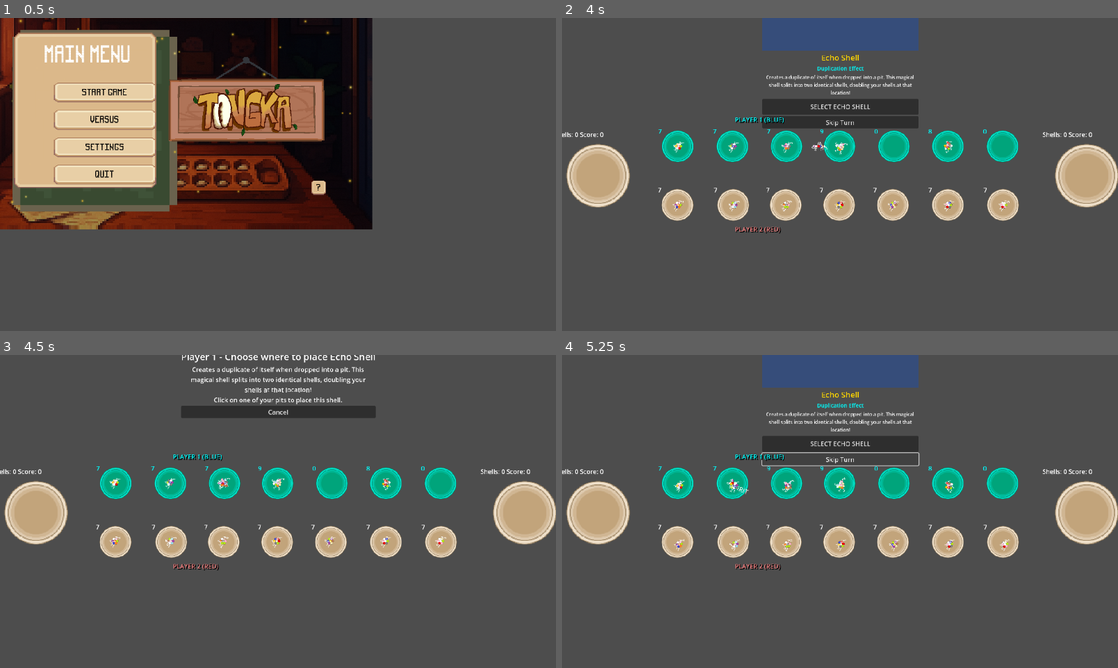
Above: before the commit, frames 1-4 (two rows, left to right).
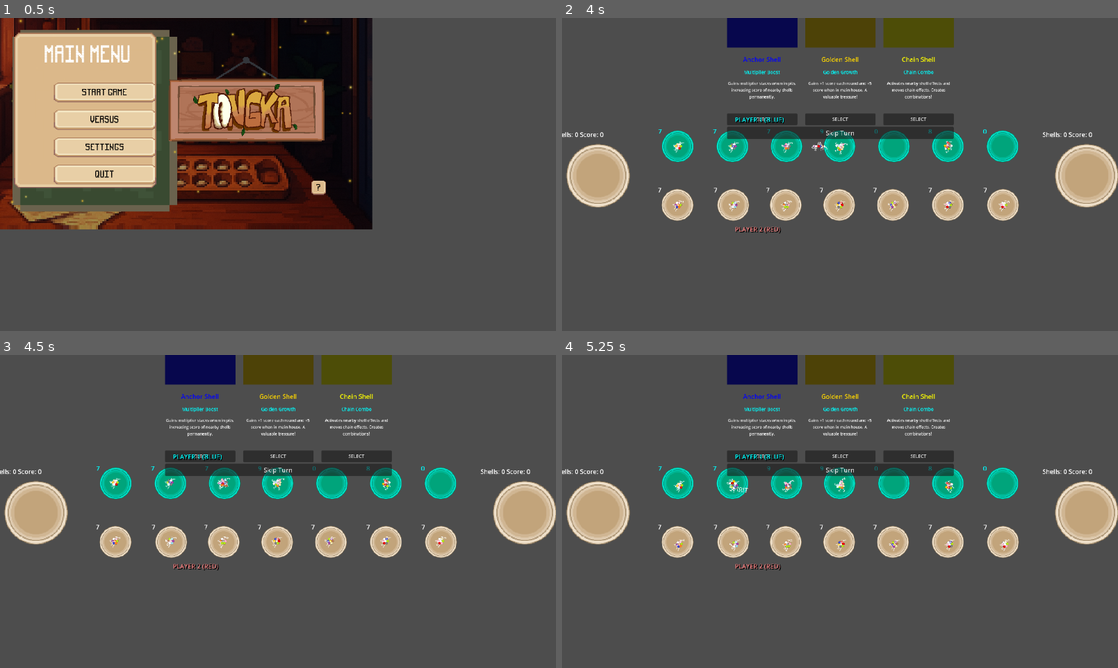
Above: after the commit, the same moments.

Repository: Hoplyman/GameHackathon-Achuuuspekoply
Game: Godot game, scene res://Main Menu/main_menu.tscn
Two runs of this game, one before a commit and one after it. Both use one fixed random seed, a clock stepped at 60 frames per second and the inputs below.
Inputs (mouse positions are in pixels of both pictures, inside the frame that each line leads up to):
- Up to frame 1 (0.5 s): no input
- Up to frame 2 (4 s): click "Versus" at 0.5 s; move the mouse to (1001, 146) at 1.27 s; click (1001, 146) at 1.42 s; move the mouse to (945, 146) at 2.02 s; click (945, 146) at 2.17 s; move the mouse to (895, 146) at 2.77 s; click (895, 146) at 2.92 s; move the mouse to (840, 146) at 3.52 s; click (840, 146) at 3.67 s
- Up to frame 3 (4.5 s): click (278, 442) at 4.25 s, where only the run before the commit has a clickable "SELECT ECHO SHELL"
- Up to frame 4 (5.25 s): click "Cancel" (after the commit: "Skip Turn") at 5 s

Frame 1 is identical in both runs. In frame 2, 8.8% of the frame differs, in the area x 29-92%, y 0-39%; in frame 3, 8.7%; in frame 4, 8.8%.

Commit message:
Refactor special shell selection and spawning logic
SpecialShellSelector now generates 3 random shell options per turn and directly spawns the selected shell using Gameplay.gd's spawn_shell method. GameManager.gd no longer handles shell placement, only selection state. Gameplay.gd's spawn_shell method improved for robustness and visual variety. Shell type definitions are now complete and used for card-style selection UI.

Diff:
--- a/objects/SpecialShellSelector.gd
+++ b/objects/SpecialShellSelector.gd
@@ -5,6 +5,7 @@
 var current_player: int = 0
 var selected_shell_type: int = 0
 var selection_phase: String = "shell"  # "shell" or "pit"
+var available_shells: Array = []  # Will hold 3 random shell types each turn
 
 @onready var shell_buttons_container = $VBoxContainer/ShellButtonsContainer
 @onready var pit_selection_label = $VBoxContainer/PitSelectionLabel
@@ -12,76 +13,189 @@
 @onready var confirm_button = $VBoxContainer/ConfirmButton
 @onready var skip_button = $VBoxContainer/SkipButton
 
-# Shell type definitions
+# Complete shell type definitions with all 12 types
 var shell_types = {
+	1: {
+		"name": "Normal Shell",
+		"description": "Basic shell that gains +1 score when in main house, starts with 1 score in pits.",
+		"effect": "Basic +1",
+		"color": Color.WHITE
+	},
+	2: {
+		"name": "Golden Shell",
+		"description": "Gains +1 score each round and +5 score when in main house. A valuable treasure!",
+		"effect": "Golden Growth",
+		"color": Color.GOLD
+	},
 	3: {
 		"name": "Echo Shell",
-		"description": "Creates a duplicate of itself when dropped into a pit. This magical shell splits into two identical shells, doubling your shells at that location!",
-		"effect": "Duplication Effect"
+		"description": "Creates a duplicate of itself when dropped into a pit. This magical shell splits into two!",
+		"effect": "Duplication",
+		"color": Color.RED
+	},
+	4: {
+		"name": "Anchor Shell",
+		"description": "Gains multiplier stacks when in pits, increasing score of nearby shells permanently.",
+		"effect": "Multiplier Boost",
+		"color": Color.BLUE
+	},
+	5: {
+		"name": "Spirit Shell",
+		"description": "Spawns a random shell type when in main house. Creates magical offspring!",
+		"effect": "Random Spawn",
+		"color": Color.PURPLE
+	},
+	6: {
+		"name": "Time Shell",
+		"description": "Gains +2 score in main house, +1 in pits. Also boosts nearby shells over time.",
+		"effect": "Time Boost",
+		"color": Color.CYAN
+	},
+	7: {
+		"name": "Lucky Shell",
+		"description": "Gains random score (1-5) when dropped. Fortune favors the bold!",
+		"effect": "Random Luck",
+		"color": Color.GREEN
+	},
+	8: {
+		"name": "Mirror Shell",
+		"description": "Copies nearby shell types and can transform itself. Master of disguise!",
+		"effect": "Type Copy",
+		"color": Color.SILVER
+	},
+	9: {
+		"name": "Burn Shell",
+		"description": "Applies burn effects to nearby shells and gains score for each burned shell.",
+		"effect": "Burn Effect",
+		"color": Color.ORANGE_RED
+	},
+	10: {
+		"name": "Chain Shell",
+		"description": "Activates nearby shell effects and moves chain effects. Creates combinations!",
+		"effect": "Chain Combo",
+		"color": Color.YELLOW
+	},
+	11: {
+		"name": "Purify Shell",
+		"description": "Removes negative status effects from nearby shells. Worth 3 base score!",
+		"effect": "Status Cleanse",
+		"color": Color.LIGHT_BLUE
+	},
+	12: {
+		"name": "Freeze Shell",
+		"description": "Applies freeze effects to nearby shells and gains score for each frozen shell.",
+		"effect": "Freeze Effect",
+		"color": Color.LIGHT_CYAN
 	}
 }
 
 func _ready():
 	visible = false
-	setup_shell_buttons()
 	confirm_button.pressed.connect(_on_confirm_pressed)
 	skip_button.pressed.connect(_on_skip_pressed)
 
+func generate_random_shell_options():
+	"""Generate 3 random shell types for this turn (excluding normal shell)"""
+	available_shells.clear()
+	var possible_shells = [2, 3, 4, 5, 6, 7, 8, 9, 10, 11, 12]  # Exclude type 1 (normal)
+
+	# Shuffle and take first 3
+	possible_shells.shuffle()
+	for i in range(3):
+		available_shells.append(possible_shells[i])
+
+	print("Generated random shell options: ", available_shells)
+
 func setup_shell_buttons():
-	# Create a card-style button for Echo shell only
+	"""Create card-style buttons for the 3 random shells"""
+	# Clear existing buttons
+	for child in shell_buttons_container.get_children():
+		child.queue_free()
+
+	await get_tree().process_frame  # Wait for cleanup
+
+	# Create horizontal container for the 3 cards
+	var cards_container = HBoxContainer.new()
+	cards_container.alignment = BoxContainer.ALIGNMENT_CENTER
+	cards_container.add_theme_constant_override("separation", 20)
+
+	for shell_type in available_shells:
+		var card = create_shell_card(shell_type)
+		cards_container.add_child(card)
+
+	shell_buttons_container.add_child(cards_container)
+
+func create_shell_card(shell_type: int) -> Control:
+	"""Create a card for a specific shell type"""
 	var card_container = VBoxContainer.new()
-	card_container.custom_minimum_size = Vector2(300, 200)
+	card_container.custom_minimum_size = Vector2(180, 220)
 
 	# Card background
 	var card_bg = ColorRect.new()
-	card_bg.color = Color(0.2, 0.3, 0.5, 0.9)  # Blue card background
-	card_bg.custom_minimum_size = Vector2(300, 180)
+	var shell_info = shell_types[shell_type]
+	card_bg.color = Color(shell_info.color.r * 0.3, shell_info.color.g * 0.3, shell_info.color.b * 0.3, 0.9)
+	card_bg.custom_minimum_size = Vector2(180, 200)
 
 	# Shell name label
 	var name_label = Label.new()
-	name_label.text = shell_types[3]["name"]
-	name_label.add_theme_font_size_override("font_size", 20)
-	name_label.add_theme_color_override("font_color", Color.GOLD)
+	name_label.text = shell_info["name"]
+	name_label.add_theme_font_size_override("font_size", 16)
+	name_label.add_theme_color_override("font_color", shell_info.color)
 	name_label.horizontal_alignment = HORIZONTAL_ALIGNMENT_CENTER
 
 	# Effect label
 	var effect_label = Label.new()
-	effect_label.text = shell_types[3]["effect"]
-	effect_label.add_theme_font_size_override("font_size", 14)
+	effect_label.text = shell_info["effect"]
+	effect_label.add_theme_font_size_override("font_size", 12)
 	effect_label.add_theme_color_override("font_color", Color.CYAN)
 	effect_label.horizontal_alignment = HORIZONTAL_ALIGNMENT_CENTER
 
 	# Description label
 	var desc_label = Label.new()
-	desc_label.text = shell_types[3]["description"]
-	desc_label.add_theme_font_size_override("font_size", 12)
+	desc_label.text = shell_info["description"]
+	desc_label.add_theme_font_size_override("font_size", 10)
 	desc_label.add_theme_color_override("font_color", Color.WHITE)
 	desc_label.horizontal_alignment = HORIZONTAL_ALIGNMENT_CENTER
 	desc_label.autowrap_mode = TextServer.AUTOWRAP_WORD_SMART
-	desc_label.custom_minimum_size = Vector2(280, 60)
+	desc_label.custom_minimum_size = Vector2(160, 80)
 
 	# Select button
 	var select_button = Button.new()
-	select_button.text = "SELECT ECHO SHELL"
-	select_button.custom_minimum_size = Vector2(200, 40)
-	select_button.add_theme_font_size_override("font_size", 16)
-	select_button.pressed.connect(_on_shell_button_pressed.bind(3))
+	select_button.text = "SELECT"
+	select_button.custom_minimum_size = Vector2(120, 30)
+	select_button.add_theme_font_size_override("font_size", 12)
+	select_button.pressed.connect(_on_shell_button_pressed.bind(shell_type))
+
+	# Add spacing
+	var spacer1 = Control.new()
+	spacer1.custom_minimum_size = Vector2(0, 10)
+	var spacer2 = Control.new()
+	spacer2.custom_minimum_size = Vector2(0, 5)
+	var spacer3 = Control.new()
+	spacer3.custom_minimum_size = Vector2(0, 5)
 
 	# Assemble the card
 	card_container.add_child(card_bg)
+	card_container.add_child(spacer1)
 	card_container.add_child(name_label)
+	card_container.add_child(spacer2)
 	card_container.add_child(effect_label)
+	card_container.add_child(spacer3)
 	card_container.add_child(desc_label)
 	card_container.add_child(select_button)
 
-	shell_buttons_container.add_child(card_container)
+	return card_container
 
 func show_selection(player: int):
 	current_player = player
 	selection_phase = "shell"
 	selected_shell_type = 0
 
-	title_label.text = "Player " + str(player + 1) + " - Choose Your Shell"
+	# Generate 3 random shell options
+	generate_random_shell_options()
+	setup_shell_buttons()
+
+	title_label.text = "Player " + str(player + 1) + " - Choose Your Special Shell"
 	pit_selection_label.visible = false
 	shell_buttons_container.visible = true
 	confirm_button.visible = false
@@ -97,28 +211,29 @@
 	selected_shell_type = shell_type
 	selection_phase = "pit"
 
-	title_label.text = "Player " + str(current_player + 1) + " - Choose where to place " + shell_types[shell_type]["name"]
-	pit_selection_label.text = shell_types[shell_type]["description"] + "\nClick on one of your pits to place this shell."
+	var shell_info = shell_types[shell_type]
+	title_label.text = "Player " + str(current_player + 1) + " - Place " + shell_info["name"]
+	pit_selection_label.text = shell_info["description"] + "\n\nClick on one of your pits to place this shell there."
 	pit_selection_label.visible = true
 	shell_buttons_container.visible = false
 	confirm_button.visible = false
-	skip_button.text = "Cancel"
+	skip_button.text = "Back to Selection"
 
 func _on_skip_pressed():
 	if selection_phase == "shell":
-		# Skip special shell selection
+		# Skip special shell selection entirely
 		emit_signal("special_shell_selected", 0, -1)  # 0 = no special shell
 		hide_selection()
 	else:
-		# Cancel pit selection, go back to shell selection
+		# Go back to shell selection
 		selection_phase = "shell"
-		title_label.text = "Player " + str(current_player + 1) + " - Choose a Special Shell"
+		title_label.text = "Player " + str(current_player + 1) + " - Choose Your Special Shell"
 		pit_selection_label.visible = false
 		shell_buttons_container.visible = true
 		skip_button.text = "Skip Turn"
 
 func _on_confirm_pressed():
-	# This would be used if we want a confirm step, currently not needed
+	# Currently not used, but could be for confirmation step
 	pass
 
 func handle_pit_click(pit_index: int) -> bool:
@@ -128,19 +243,40 @@
 	# Check if pit belongs to current player
 	var player_range = get_player_pit_range(current_player)
 	if pit_index < player_range[0] or pit_index > player_range[1]:
-		print("Invalid pit selection for player ", current_player + 1)
+		print("Invalid pit selection for player ", current_player + 1, ". Must select pits ", player_range[0] + 1, "-", player_range[1] + 1)
 		return false
 
-	# Emit the selection
-	emit_signal("special_shell_selected", selected_shell_type, pit_index)
+	# Use spawn_shell from Gameplay.gd to create the special shell
+	spawn_special_shell(selected_shell_type, pit_index)
+
+	# Emit the selection (but pit_index -1 since we already spawned)
+	emit_signal("special_shell_selected", selected_shell_type, -1)
 	hide_selection()
 	return true
 
+func spawn_special_shell(shell_type: int, pit_index: int):
+	"""Use Gameplay.gd's spawn_shell function to create the special shell"""
+	var gameplay_node = get_tree().root.get_node_or_null("Gameplay")
+	if not gameplay_node:
+		print("ERROR: Gameplay node not found!")
+		return
+
+	if not gameplay_node.has_method("spawn_shell"):
+		print("ERROR: spawn_shell method not found in Gameplay!")
+		return
+
+	# Convert pit index to the format expected by spawn_shell
+	# Pit indices are 0-13, but spawn_shell expects 1-14
+	var spawn_pit = pit_index + 1
+
+	print("Spawning special shell type ", shell_type, " at pit ", spawn_pit, " using Gameplay.spawn_shell()")
+	gameplay_node.spawn_shell(shell_type, spawn_pit)
+
 func get_player_pit_range(player: int) -> Array:
 	if player == 0:
-		return [0, 6]  # Player 1 pits
+		return [0, 6]  # Player 1 pits (0-6 = Pit1-Pit7)
 	else:
-		return [7, 13]  # Player 2 pits
+		return [7, 13]  # Player 2 pits (7-13 = Pit8-Pit14)
 
 func hide_selection():
 	visible = false
--- a/scenes/GameManager.gd
+++ b/scenes/GameManager.gd
@@ -235,43 +235,15 @@
 func _on_special_shell_selected(shell_type: int, pit_index: int):
 	awaiting_special_shell_selection = false
 
-	if shell_type > 0 and pit_index >= 0:
-		# Player selected a special shell to place
-		place_special_shell(shell_type, pit_index)
-		print("Player ", current_turn + 1, " placed special shell type ", shell_type, " in pit ", pit_index + 1)
+	if shell_type > 0:
+		# Player selected a special shell (already spawned by SpecialShellSelector)
+		print("Player ", current_turn + 1, " selected special shell type ", shell_type)
 	else:
 		print("Player ", current_turn + 1, " skipped special shell selection")
 
 	# Now switch turns and continue game
 	switch_turn()
 	check_game_over()
-
-func place_special_shell(shell_type: int, pit_index: int):
-	print("Placing special shell type ", shell_type, " in pit ", pit_index)
-
-	var shell_scene = preload("res://objects/Shell.tscn")
-	var special_shell = shell_scene.instantiate()
-
-	get_tree().current_scene.add_child(special_shell)
-	await get_tree().process_frame
-	await get_tree().process_frame
-
-	special_shell.set_shell_type(shell_type)
-
-	# Position at a spawn location (above the board or at a previous pit)
-	var target_pit = get_pit(pit_index)
-	if target_pit:
-		var spawn_position = Vector2(target_pit.global_position.x, target_pit.global_position.y - 200)
-		special_shell.global_position = spawn_position
-
-		# Set initial pit (we'll say it's at a "virtual pit 0" or previous pit)
-		special_shell.Pit = pit_index  # Set to destination, assign_move will handle the rest
-
-		print("Special shell spawned at: ", spawn_position)
-
-		# Use assign_move() to animate it to the target pit!
-		await get_tree().create_timer(0.2).timeout
-		special_shell.assign_move(1, current_turn + 1)  # 1 move to reach target
 
 func capture_opposite_pit(pit_index: int):
 	var opposite_index = 13 - pit_index
--- a/scenes/Gameplay.gd
+++ b/scenes/Gameplay.gd
@@ -9,20 +9,46 @@
 	if game_manager.size() > 0 and game_manager[0].is_distributing:
 		print("Game is distributing - skipping visual shell creation")
 		return
+
 	var Pvp = get_tree().root.get_node_or_null("Gameplay")
+	if not Pvp:
+		Pvp = self
+
 	var PitNode: Node2D
 	if pit == 15:
-		PitNode = Pvp.get_node_or_null("MainHouse2")
+		PitNode = Pvp.get_node_or_null("MainHouse1")
 	elif pit == 16:
 		PitNode = Pvp.get_node_or_null("MainHouse2")
 	else:
 		PitNode = Pvp.get_node_or_null("Pit" + str(pit))
+
+	if not PitNode:
+		print("ERROR: Could not find target node for pit ", pit)
+		return
+
 	var PitPosition = PitNode.global_position
+
+	# Add some random offset so the shell doesn't spawn exactly at center
+	var random_offset = Vector2(
+		randf_range(-20, 20),
+		randf_range(-20, 20)
+	)
+	PitPosition += random_offset
+
 	var shell_scene = preload("res://objects/Shell.tscn")
 	var shell_instance = shell_scene.instantiate()
 	shell_instance.position = Vector2(PitPosition)
 	shell_instance.Type = type
+
+	# Make sure the shell has the correct type set
 	Pvp.add_child(shell_instance)
+
+	# Wait a frame and then set the shell type properly
+	await get_tree().process_frame
+	if shell_instance and shell_instance.has_method("set_shell_type"):
+		shell_instance.set_shell_type(type)
+
+	print("Spawned special shell type ", type, " at pit ", pit, " position: ", PitPosition)
 
 func set_shells(Shells: int, NewShells: int, x: int, y: int):
 	var game_manager = get_tree().get_nodes_in_group("game_manager")
Not shown: 1 places in scenes/Gameplay.tscn that only renumber resources
